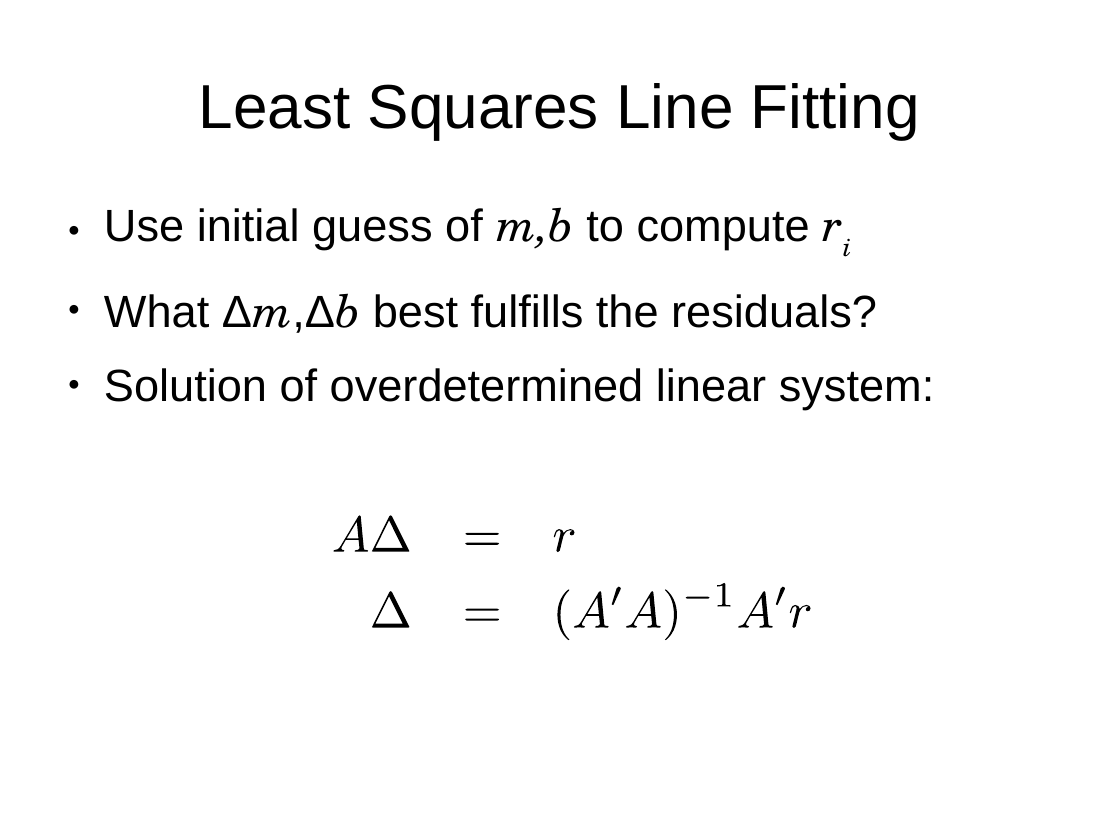
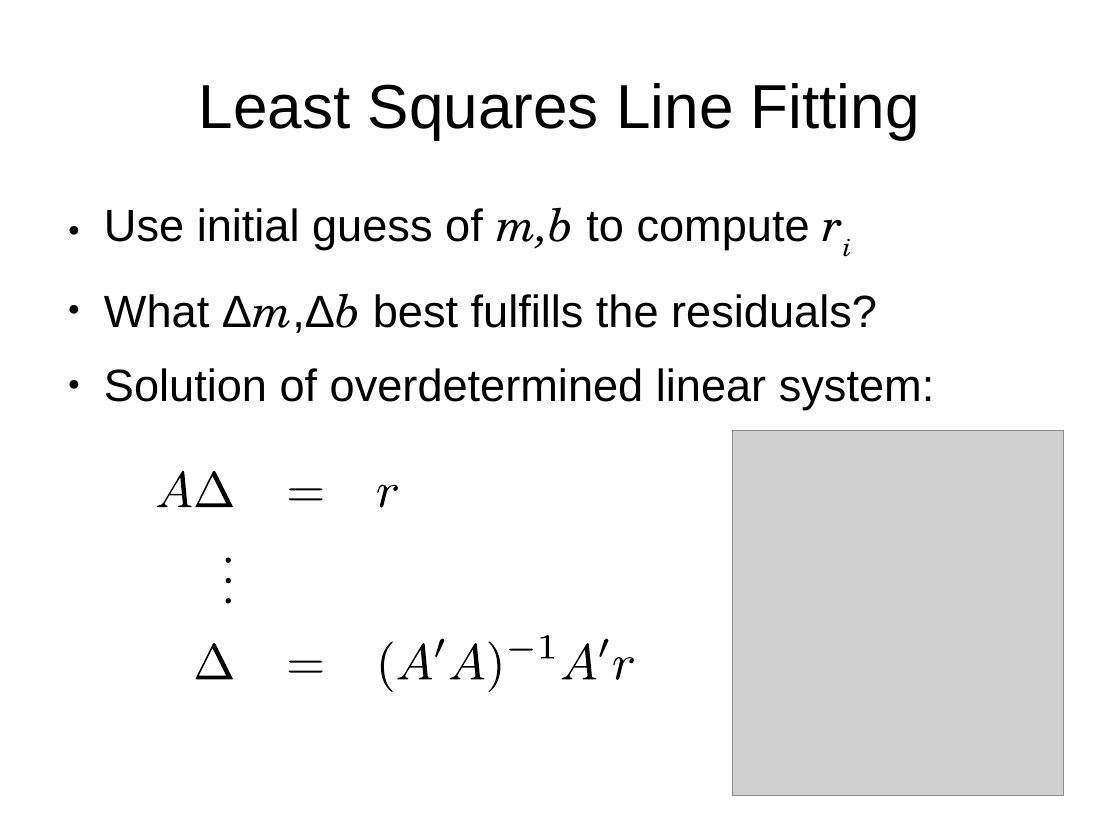
Before and after one commit to sethmerickel/Multi-Image-Geopositioning, a slide deck: slide 6 of papers/fresno2017.odp (slide 5 before the commit). Drawn at 1120x840 pixels with LibreOffice and Linux fonts; fonts in the diff are those of the drawing; grey boxes stand for pictures. Boxes give left, top, right and bottom in pixels: in the first picture for what was removed or moved away, otherwise in the second. Text is boxed around its words. In the diff, an @@ line names an element or a change of style, - is before the commit and + after.

```diff
--- a/papers/fresno2017.odp
+++ b/papers/fresno2017.odp
@@ picture added at [733, 431, 1064, 796] @@
@@ freeform shape: place and size @@
-freeform shape at [738, 592, 772, 628]
+freeform shape at [157, 471, 191, 507]
@@ freeform shape: place and size @@
-freeform shape at [333, 515, 368, 552]
+freeform shape at [289, 489, 322, 501]
@@ freeform shape: place and size @@
-freeform shape at [372, 515, 410, 552]
+freeform shape at [377, 485, 397, 508]
@@ freeform shape removed at [718, 583, 731, 607] @@
@@ freeform shape removed at [790, 605, 810, 628] @@
@@ group added at [195, 471, 233, 680]: 5 freeform shapes @@
@@ freeform shape: place and size @@
-freeform shape at [666, 589, 678, 640]
+freeform shape at [381, 641, 393, 692]
@@ freeform shape: place and size @@
-freeform shape at [372, 592, 410, 628]
+freeform shape at [397, 643, 432, 680]
@@ freeform shape: place and size @@
-freeform shape at [776, 586, 786, 605]
+freeform shape at [435, 638, 444, 657]
@@ freeform shape: place and size @@
-freeform shape at [465, 609, 499, 621]
+freeform shape at [449, 643, 484, 680]
@@ freeform shape: place and size @@
-freeform shape at [558, 589, 570, 640]
+freeform shape at [489, 641, 501, 692]
@@ freeform shape: place and size @@
-freeform shape at [686, 597, 710, 599]
+freeform shape at [509, 648, 534, 650]
@@ freeform shape: place and size @@
-freeform shape at [554, 530, 574, 553]
+freeform shape at [541, 635, 554, 659]
@@ freeform shape: place and size @@
-freeform shape at [574, 592, 609, 628]
+freeform shape at [562, 643, 597, 680]
@@ freeform shape: place and size @@
-freeform shape at [612, 586, 621, 605]
+freeform shape at [600, 638, 609, 657]
@@ freeform shape: place and size @@
-freeform shape at [626, 592, 661, 628]
+freeform shape at [614, 658, 634, 681]
@@ freeform shape: place and size @@
-freeform shape at [465, 533, 499, 545]
+freeform shape at [289, 661, 322, 673]
```
Also in this commit, not shown: 26 other slides changed, 27 slides added, 9 slides removed, 2 other files.
